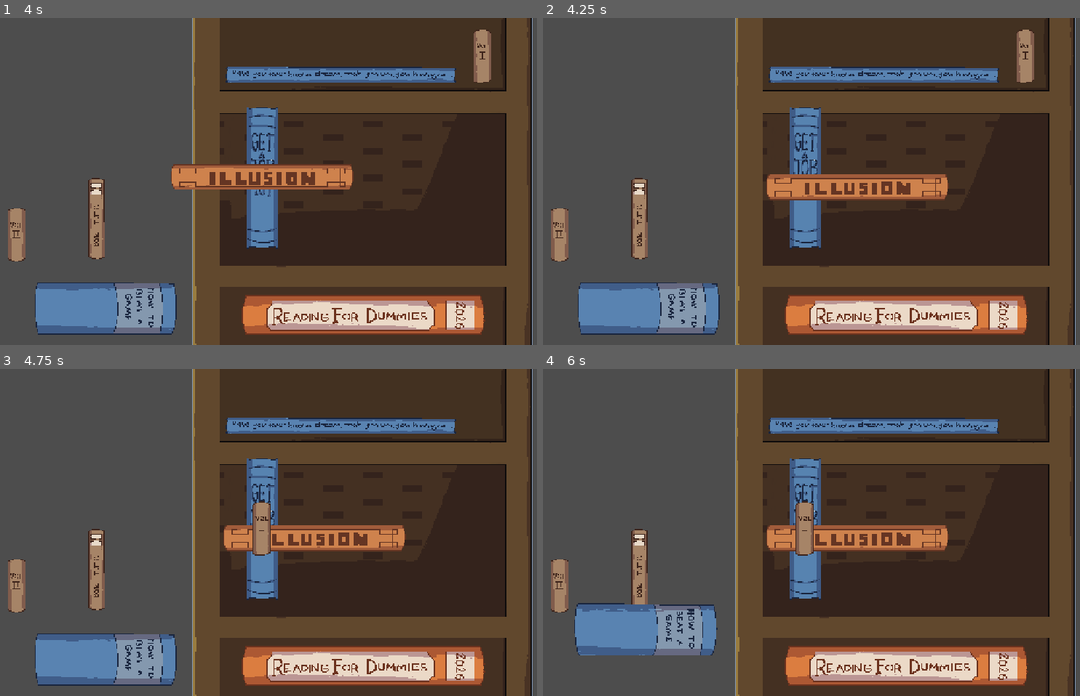
Above: before the commit, frames 1-4 (two rows, left to right).
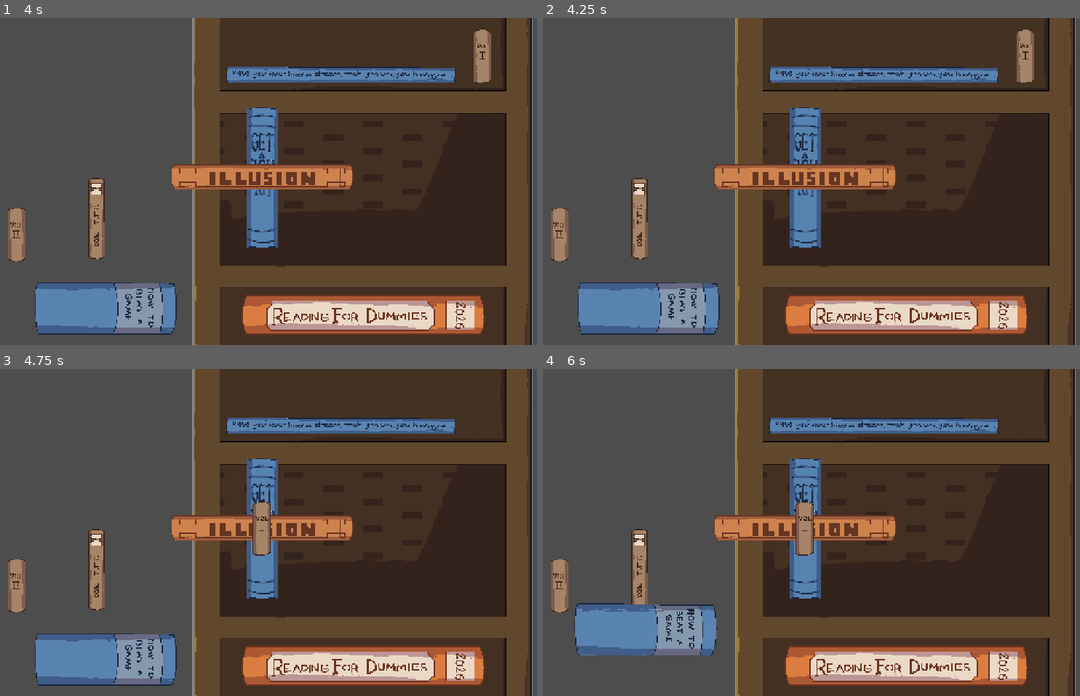
Above: after the commit, the same moments.

Repository: Kevinmru737/TouchingGrass
Game: Godot game, scene res://scenes/book_minigame.tscn
Same seed, same stepped clock (60 frames per second), same inputs: the game is played once before the commit and once after it. This scene is started directly instead of the project's main scene.
Inputs (mouse positions are in pixels of both pictures, inside the frame that each line leads up to):
- Up to frame 1 (4 s): tap Enter at 0.5, 2, 3.5 s; drag from (10, 93) to (263, 178) at 0.52 s; tap Space at 1.25, 2.75 s; drag from (53, 129) to (263, 178) at 1.27 s; move the mouse to (96, 217) at 2.02 s; click (96, 217) at 2.1 s; drag from (139, 129) to (263, 178) at 2.77 s; drag from (365, 44) to (263, 178) at 3.52 s
- Up to frame 2 (4.25 s): no input
- Up to frame 3 (4.75 s): drag from (483, 408) to (263, 529) at 4.27 s
- Up to frame 4 (6 s): tap Space at 5 s; move the mouse to (559, 584) at 5.02 s; click (559, 584) at 5.1 s; drag from (650, 660) to (639, 568) at 5.77 s

Frame 1 is identical in both runs. In frame 2, 3.8% of the frame differs, in the area x 31-76%, y 44-56%; in frame 3, 3.5%; in frame 4, 3.5%.

Commit message:
I fixed it :3

Diff:
--- a/scenes/trash_minigame.tscn
+++ b/scenes/trash_minigame.tscn
@@ -2,6 +2,7 @@
 
 [ext_resource type="Script" uid="uid://ddw2f1ib0qhjl" path="res://scripts/trash_minigame.gd" id="1_8lnlx"]
 [ext_resource type="Texture2D" uid="uid://hy5haoqh3dmo" path="res://art/minigames/trashcan/Trash_Can_For_Mini_game.png" id="2_3pxg8"]
+[ext_resource type="Texture2D" uid="uid://dy47dn0nnl2sy" path="res://art/placeholders/trashcan.png" id="2_c8yw1"]
 [ext_resource type="Script" uid="uid://c0aa25hhosufk" path="res://scripts/trash_piece.gd" id="2_nn6ak"]
 [ext_resource type="Texture2D" uid="uid://dfiu0iwiu51p0" path="res://art/minigames/trashcan/Trash_For_Mini_game.png" id="5_53w2d"]
 
@@ -29,33 +30,37 @@
 [node name="CanvasLayer" type="CanvasLayer" parent="." unique_id=815883261]
 follow_viewport_enabled = true
 
-[node name="Control" type="Control" parent="CanvasLayer" unique_id=341392473]
-layout_mode = 3
-anchors_preset = 0
-offset_right = 40.0
-offset_bottom = 40.0
+[node name="ColorRect" type="ColorRect" parent="CanvasLayer" unique_id=788219557]
+visible = false
+anchors_preset = 15
+anchor_right = 1.0
+anchor_bottom = 1.0
+grow_horizontal = 2
+grow_vertical = 2
+color = Color(0, 0, 0, 0.6784314)
 
-[node name="Panel" type="Panel" parent="CanvasLayer/Control" unique_id=28347524]
-layout_mode = 1
-anchors_preset = 8
-anchor_left = 0.5
-anchor_top = 0.5
-anchor_right = 0.5
-anchor_bottom = 0.5
-offset_left = 600.0
-offset_top = 320.0
+[node name="Panel" type="Panel" parent="CanvasLayer" unique_id=28347524]
+anchors_preset = 15
+anchor_right = 1.0
+anchor_bottom = 1.0
 offset_right = 640.0
 offset_bottom = 360.0
 grow_horizontal = 2
 grow_vertical = 2
 mouse_filter = 2
 
-[node name="Trashcan" type="Area2D" parent="CanvasLayer/Control/Panel" unique_id=1845695370]
-position = Vector2(317, 319)
+[node name="TrashCanBG" type="Sprite2D" parent="CanvasLayer/Panel" unique_id=76773063]
+position = Vector2(960, 540)
+texture = ExtResource("2_3pxg8")
 
-[node name="TrashCanBG" type="Sprite2D" parent="CanvasLayer/Control/Panel/Trashcan" unique_id=76773063]
-position = Vector2(23, -119)
-texture = ExtResource("2_3pxg8")
+[node name="Trashcan" type="Area2D" parent="CanvasLayer/Panel" unique_id=1845695370]
+position = Vector2(927, 645)
+
+[node name="Sprite2D" type="Sprite2D" parent="CanvasLayer/Panel/Trashcan" unique_id=74235425]
+visible = false
+position = Vector2(-3.8146973e-06, 3)
+scale = Vector2(2.28125, 2.3427835)
+texture = ExtResource("2_c8yw1")
 
 [node name="CollisionShape2D" type="CollisionShape2D" parent="CanvasLayer/Panel/Trashcan" unique_id=8429911]
 position = Vector2(-12, -14)
--- a/scripts/book_piece.gd
+++ b/scripts/book_piece.gd
@@ -37,7 +37,7 @@
 
 func check_slot():
 	var slot = get_node(correct_slot)
-	if overlaps_area(slot):
+	if global_position.distance_to(slot.global_position) < 30:
 		global_position = slot.global_position
 		placed = true
 		draggable = false
